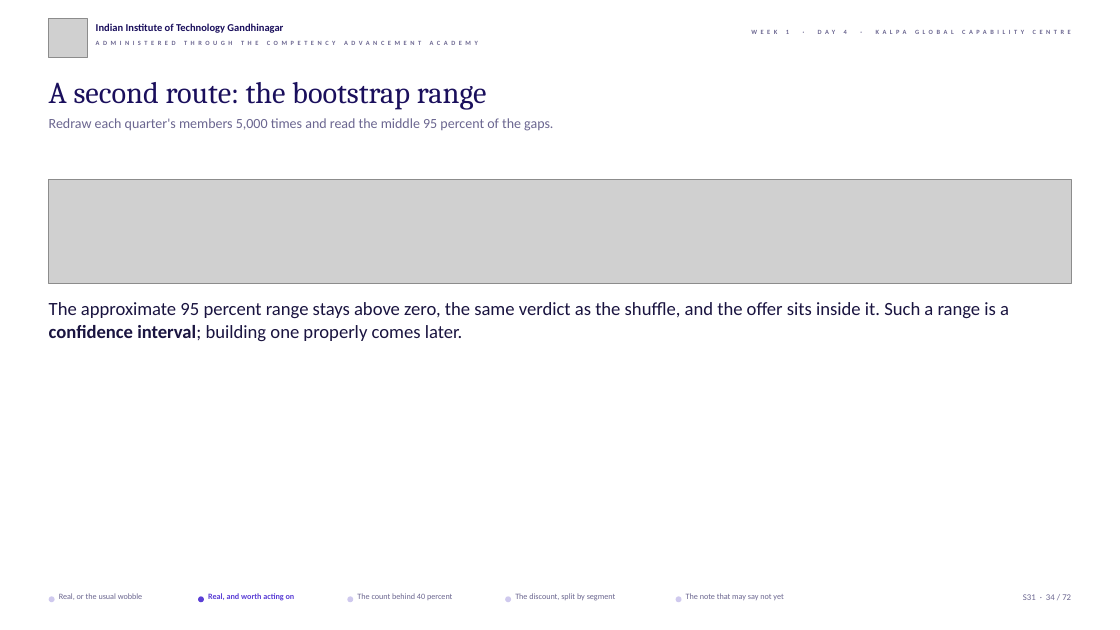
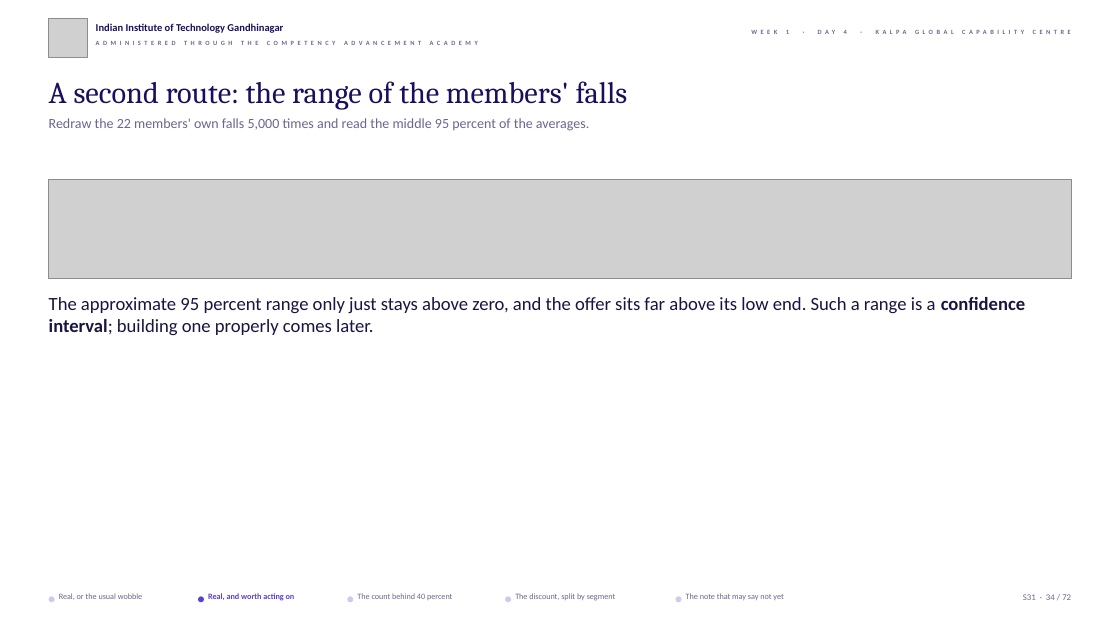
Before and after one commit to fde-academy-lab/c2-content-factory, a slide deck: slide 34 of content/W01/D4/slides/C2_W01_D04_half1_STUDENT.pptx. Drawn at 1120x630 pixels with LibreOffice and Linux fonts; fonts in the diff are those of the drawing; grey boxes stand for pictures; background and template pictures are left out. Boxes give left, top, right and bottom in pixels: in the first picture for what was removed or moved away, otherwise in the second. Text is boxed around its words. In the diff, an @@ line names an element or a change of style, - is before the commit and + after.

```diff
--- a/content/W01/D4/slides/C2_W01_D04_half1_STUDENT.pptx
+++ b/content/W01/D4/slides/C2_W01_D04_half1_STUDENT.pptx
@@ text at (49, 81, 628, 109): text changed @@
-A second route: the bootstrap range
+A second route: the range of the members' falls
@@ text at (49, 118, 589, 131): text changed @@
-Redraw each quarter's members 5,000 times and read the middle 95 percent of the gaps.
+Redraw the 22 members' own falls 5,000 times and read the middle 95 percent of the averages.
@@ picture: place and size @@
-picture at (49, 180, 1071, 284)
+picture at (49, 180, 1071, 278)
@@ text at (49, 297, 1025, 335): text changed @@
-The approximate 95 percent range stays above zero, the same verdict as the shuffle, and the offer sits inside it. Such a range is a confidence interval; building one properly comes later.
+The approximate 95 percent range only just stays above zero, and the offer sits far above its low end. Such a range is a confidence interval; building one properly comes later.
```
Also in this commit, not shown: 52 other slides changed, 4 other files.
